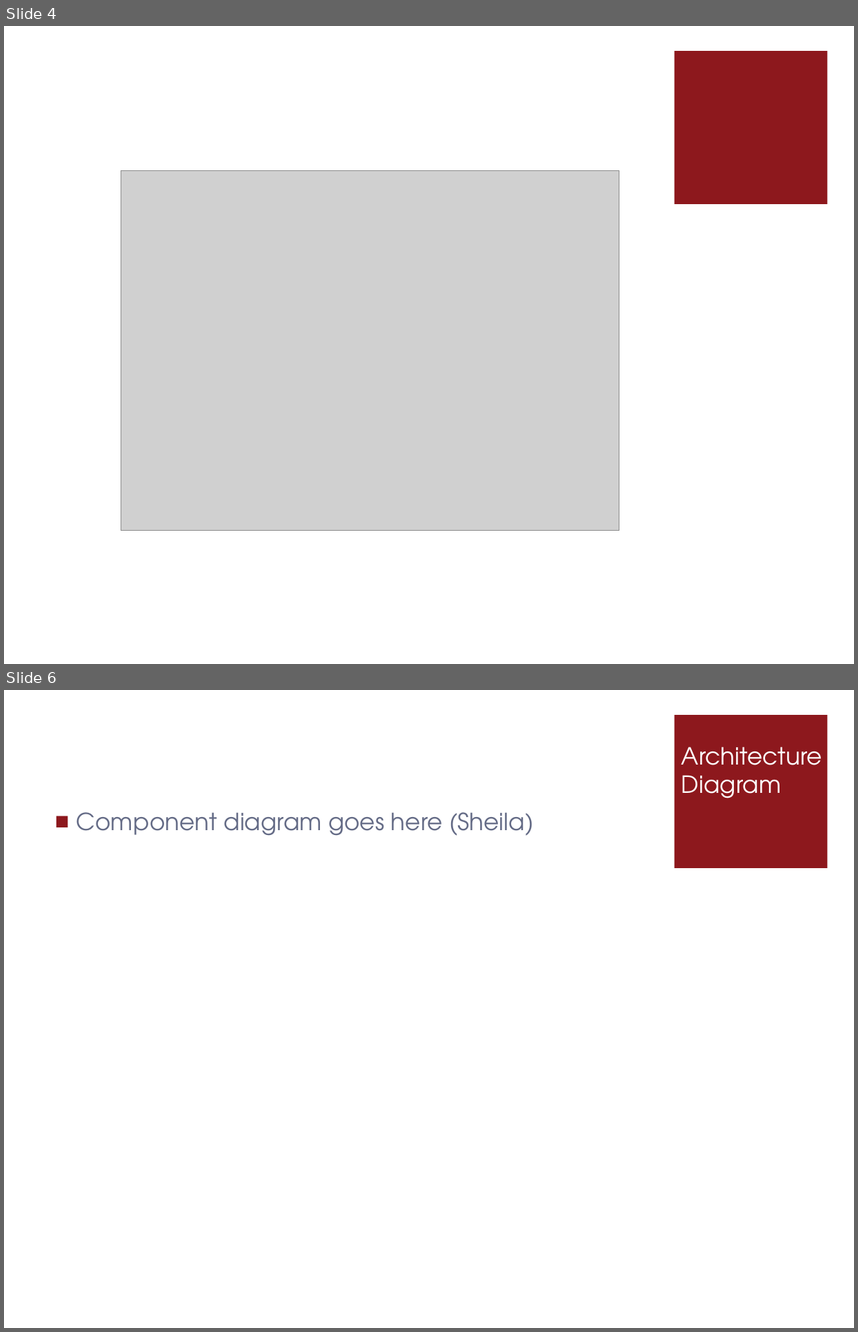
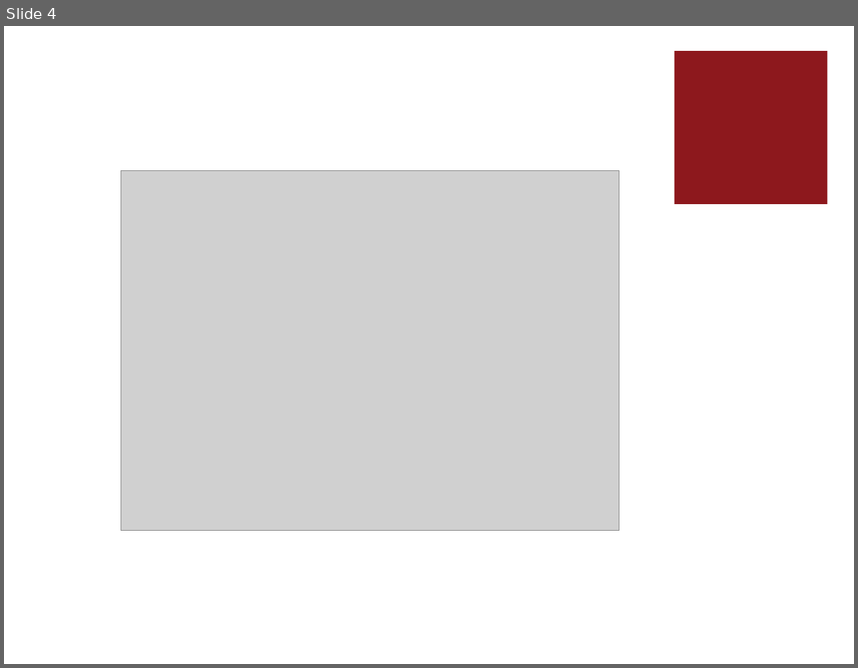
Before and after one commit to pganesan/schedu-elp, a slide deck: docs/Presentation_TeamGamma.pptx. Shown one above the other, each under a label of ours: slides 4 and 6 before the commit, slide 4 after it; the slides between them are not shown. The pictures are 858x1332 and 858x668 pixels, drawn with LibreOffice and Linux fonts; fonts in the diff are those of the drawing; grey boxes stand for pictures. Boxes give left, top, right and bottom in pixels: in the first picture for what was removed or moved away, otherwise in the second. Text is boxed around its words. In the diff, an @@ line names an element or a change of style, - is before the commit and + after.

```diff
--- a/docs/Presentation_TeamGamma.pptx
+++ b/docs/Presentation_TeamGamma.pptx
@@ slide 6 removed at (4, 690, 854, 1328), background #FFFFFF; not listed: 1 template element that a slide beside it also shows @@
@@ title removed at (682, 747, 822, 798) @@
-Architecture
-Diagram
@@ text removed at (76, 812, 534, 836) @@
-■ Component diagram goes here (Sheila)
```
Also in this commit, not shown: 6 slides changed, 2 slides added, 1 other slide removed, 1 other file.
